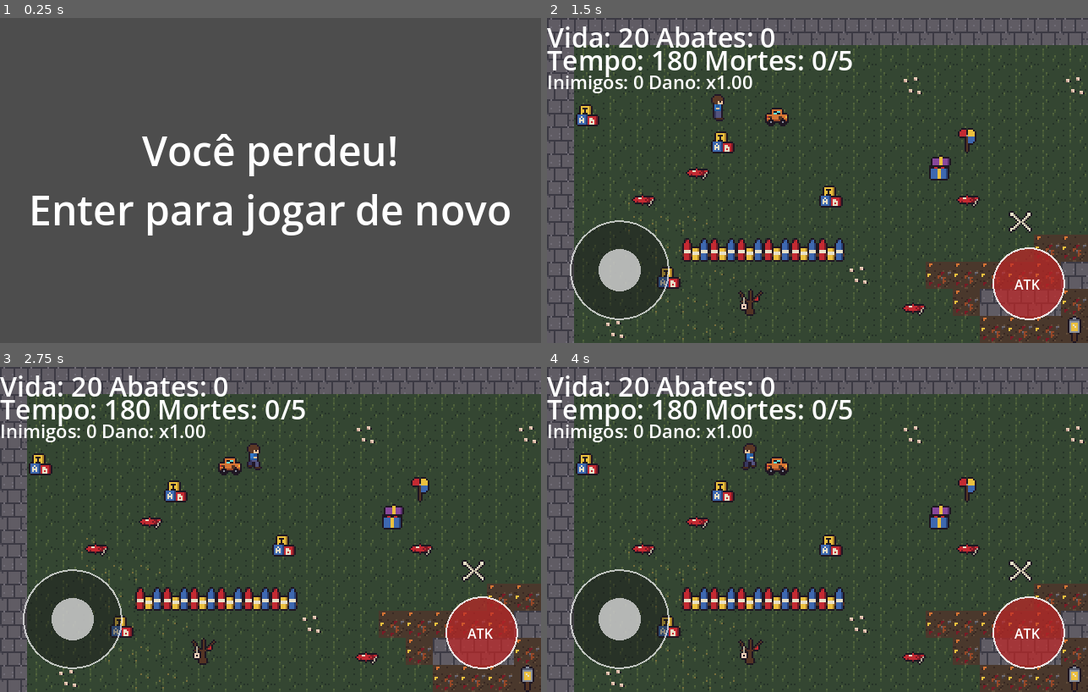
Above: before the commit, frames 1-4 (two rows, left to right).
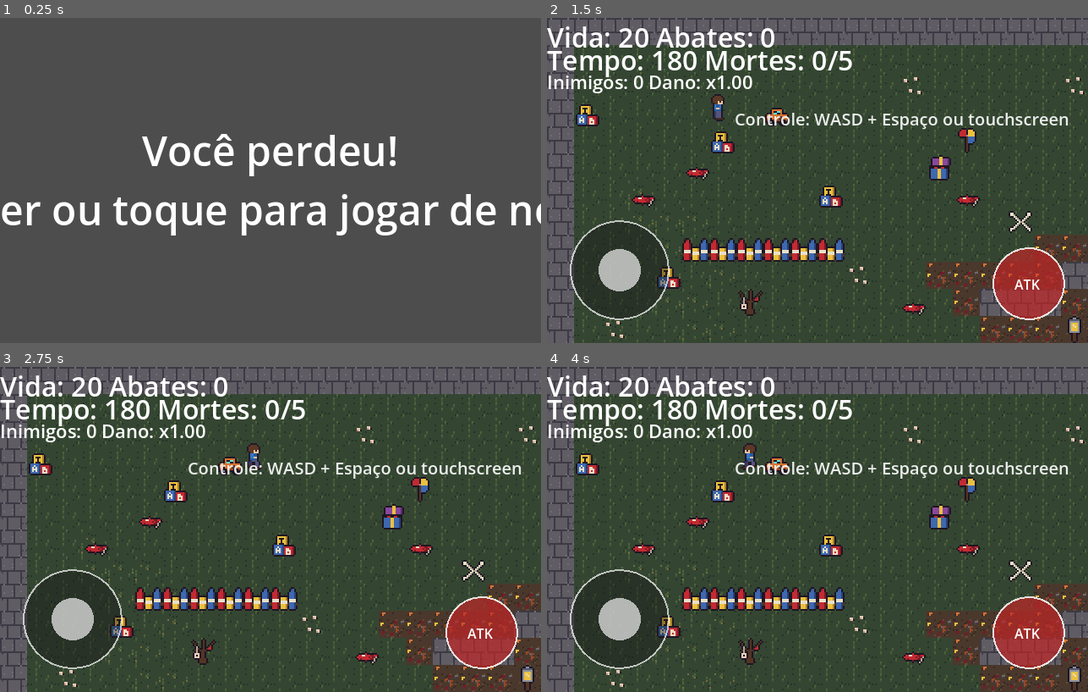
Above: after the commit, the same moments.

Repository: Olivetta21/jd2-olivetta21
Game: Godot game, scene res://scenes/derrota.tscn
The game is run twice, just before and just after one commit, with the same random seed, the same clock (stepped at 60 frames per second) and the same inputs. This scene is started directly instead of the project's main scene.
Inputs (mouse positions are in pixels of both pictures, inside the frame that each line leads up to):
- Up to frame 1 (0.25 s): no input
- Up to frame 2 (1.5 s): tap Enter (ui_accept) at 0.5, 0.6, 0.77, 1.07 s; move the mouse to (936, 164) at 0.52 s; hold D (right) 0.53-1.25 s; click (936, 164) at 0.67 s; drag from (817, 180) to (720, 109) at 1.27 s
- Up to frame 3 (2.75 s): tap Enter (ui_accept) at 2, 2.1 s; move the mouse to (324, 458) at 2.02 s; hold D (right) from 2.03 s (still down); click (324, 458) at 2.17 s
- Up to frame 4 (4 s): release D (right) at 2.75 s; drag from (790, 594) to (801, 461) at 2.77 s; tap Enter (ui_accept) at 3.5, 3.6, 3.77 s; move the mouse to (979, 578) at 3.52 s; hold A (left) from 3.53 s (still down); click (979, 578) at 3.67 s

The runs differ from the first frame. In frame 1, 4.3% of the frame differs, in the area x 0-100%, y 54-67%; in frame 2, 1.0%; in frame 3, 1.0%; in frame 4, 1.0%.

Commit message:
fix: joystick mostra apenas em dispositivos moveis

Diff:
--- a/project.godot
+++ b/project.godot
@@ -56,7 +56,6 @@
 atacar={
 "deadzone": 0.2,
 "events": [Object(InputEventKey,"resource_local_to_scene":false,"resource_name":"","device":-1,"window_id":0,"alt_press …(191 unchanged characters)…
-, Object(InputEventMouseButton,"resource_local_to_scene":false,"resource_name":"","device":-1,"window_id":0,"alt_pressed":false,"shift_pressed":false,"ctrl_pressed":false,"meta_pressed":false,"button_mask":1,"position":Vector2(70, 13),"global_position":Vector2(79, 61),"factor":1.0,"button_index":1,"canceled":false,"pressed":true,"double_click":false,"script":null)
 ]
 }
 
--- a/scenes/cemiterio.tscn
+++ b/scenes/cemiterio.tscn
@@ -112,5 +112,15 @@
 offset_bottom = 91.0
 theme_override_font_sizes/font_size = 22
 
+[node name="DicaControles" type="Label" parent="HUD"]
+visible = false
+offset_left = 180.0
+offset_top = 105.0
+offset_right = 660.0
+offset_bottom = 135.0
+theme_override_colors/font_color = Color(1, 1, 1, 0.9)
+theme_override_font_sizes/font_size = 20
+horizontal_alignment = 1
+
 [connection signal="timeout" from="Horda" to="." method="_on_horda_timeout"]
 [connection signal="timeout" from="Relogio" to="." method="_on_relogio_timeout"]
--- a/scenes/derrota.tscn
+++ b/scenes/derrota.tscn
@@ -20,6 +20,6 @@
 grow_vertical = 2
 theme_override_font_sizes/font_size = 48
 text = "Você perdeu!
-Enter para jogar de novo"
+Enter ou toque para jogar de novo"
 horizontal_alignment = 1
 vertical_alignment = 1
--- a/scenes/vitoria.tscn
+++ b/scenes/vitoria.tscn
@@ -20,6 +20,6 @@
 grow_vertical = 2
 theme_override_font_sizes/font_size = 48
 text = "Você venceu!
-Enter para jogar de novo"
+Enter ou toque para jogar de novo"
 horizontal_alignment = 1
 vertical_alignment = 1
--- a/scripts/cemiterio.gd
+++ b/scripts/cemiterio.gd
@@ -22,6 +22,7 @@
 @onready var texto_vida: Label = $HUD/Vida
 @onready var texto_tempo: Label = $HUD/Tempo
 @onready var texto_inimigos: Label = $HUD/Inimigos
+@onready var dica_controles: Label = $HUD/DicaControles
 @onready var posicao_inicial_jogador: Vector2 = jogador.global_position
 
 var abates := 0
@@ -275,6 +276,14 @@
 	jogador.visible = true
 	jogador.set_physics_process(true)
 	enviar_estado_jogador()
+	mostrar_dica_controles()
+
+func mostrar_dica_controles() -> void:
+	dica_controles.text = "Controle: WASD + Espaço ou touchscreen"
+	dica_controles.visible = true
+	await get_tree().create_timer(4.0).timeout
+	if is_instance_valid(dica_controles):
+		dica_controles.visible = false
 
 func finalizar_derrota() -> void:
 	if jogo_encerrado:
--- a/scripts/controles_moveis.gd
+++ b/scripts/controles_moveis.gd
@@ -13,8 +13,9 @@
 
 func _ready() -> void:
 	set_anchors_and_offsets_preset(Control.PRESET_FULL_RECT)
-	mouse_filter = Control.MOUSE_FILTER_STOP
-	visible = OS.has_feature("web") or DisplayServer.is_touchscreen_available()
+	var touchscreen := DisplayServer.is_touchscreen_available()
+	mouse_filter = Control.MOUSE_FILTER_STOP if touchscreen else Control.MOUSE_FILTER_IGNORE
+	visible = touchscreen
 	_recalcular_posicoes()
 	queue_redraw()
 
--- a/scripts/fim.gd
+++ b/scripts/fim.gd
@@ -1,5 +1,15 @@
 extends Control
 
+var reiniciando := false
+
 func _process(_delta: float) -> void:
-	if Input.is_action_just_pressed("ui_accept"):
-		get_tree().change_scene_to_file("res://scenes/cemiterio.tscn")
+	if not reiniciando and Input.is_action_just_pressed("ui_accept"):
+		reiniciar_jogo()
+
+func _input(event: InputEvent) -> void:
+	if not reiniciando and event is InputEventScreenTouch and event.pressed:
+		reiniciar_jogo()
+
+func reiniciar_jogo() -> void:
+	reiniciando = true
+	get_tree().change_scene_to_file("res://scenes/cemiterio.tscn")
